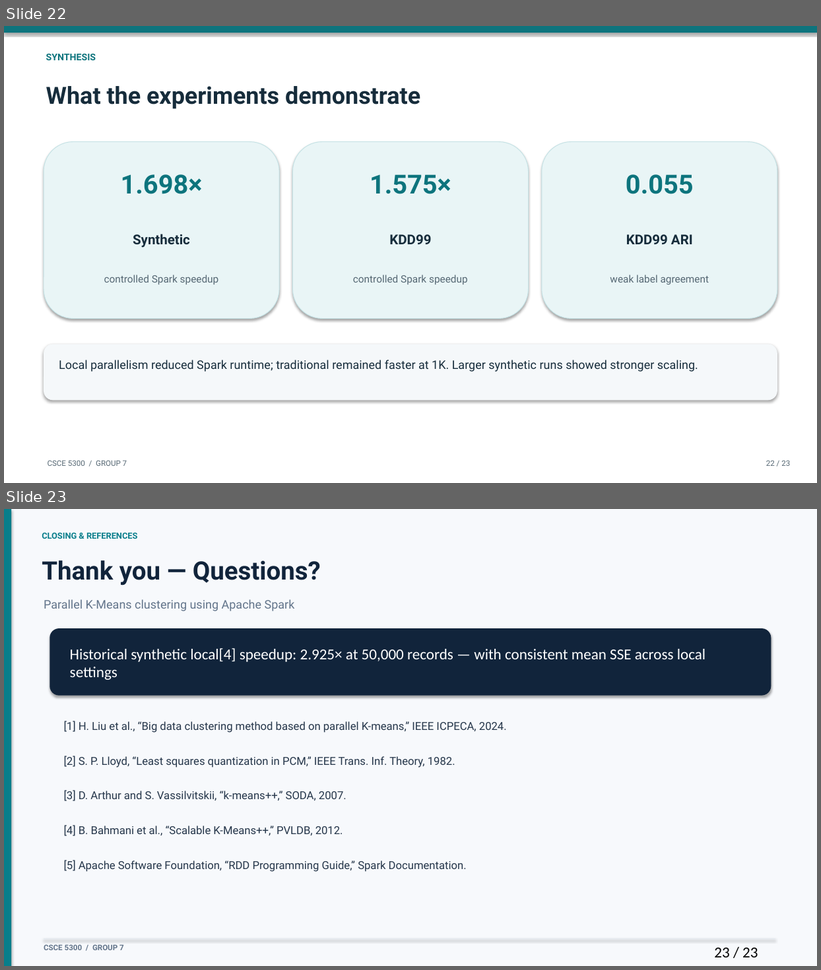
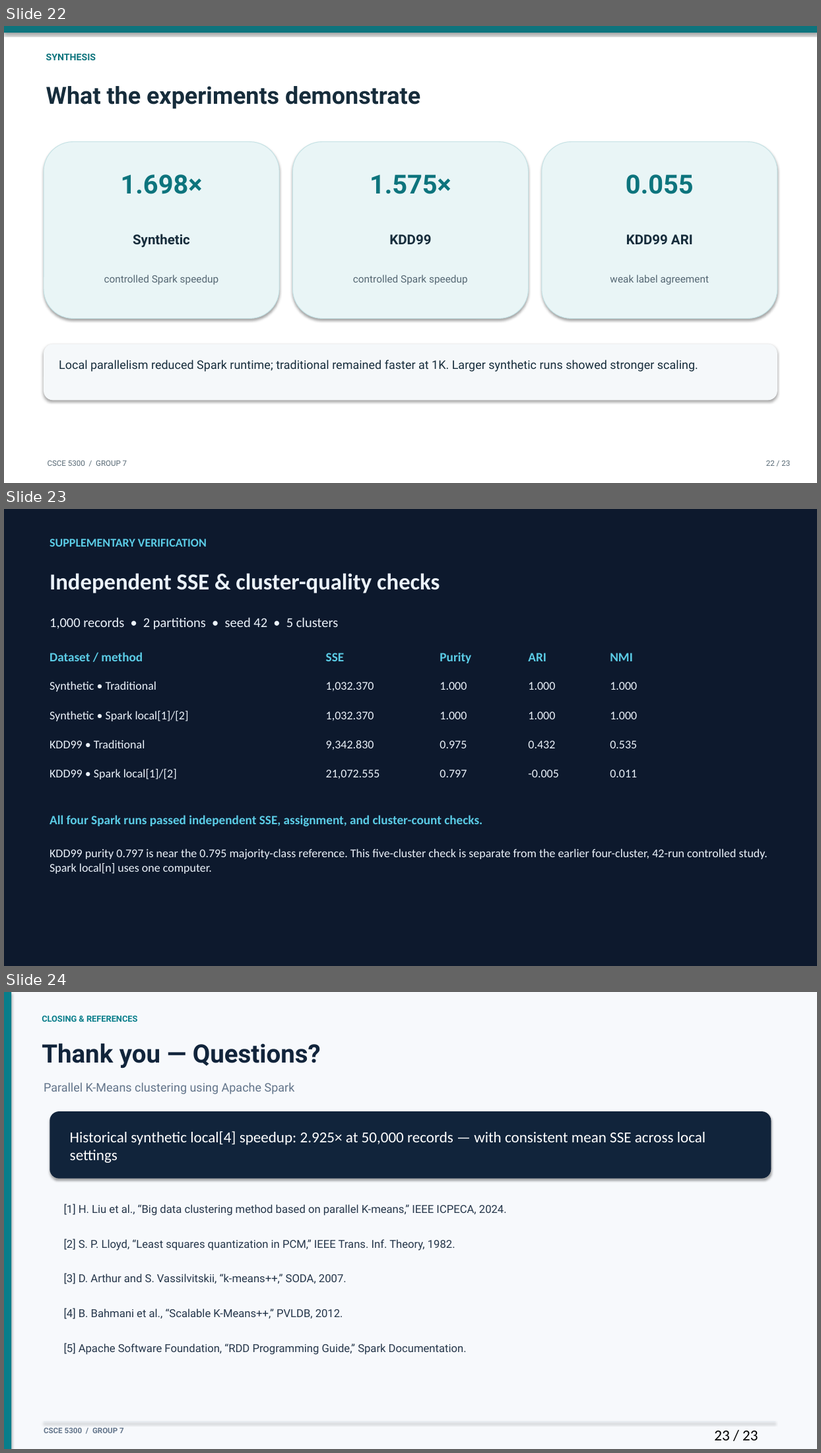
Before and after one commit to Opaksbolu/CSCE5300-Big-Data-Project, a slide deck: docs/final_submission/Group7_Parallel_KMeans_Final_Presentation.pptx. Shown one above the other, each under a label of ours: slides 22 and 23 before the commit, slides 22, 23 and 24 after it. The pictures are 821x970 and 821x1453 pixels, drawn with LibreOffice and Linux fonts; fonts in the diff are those of the drawing. Boxes give left, top, right and bottom in pixels: in the first picture for what was removed or moved away, otherwise in the second. Text is boxed around its words. In the diff, an @@ line names an element or a change of style, - is before the commit and + after.

Commit message:
Finalize K-Means report and presentation with verified quality results

```diff
--- a/docs/final_submission/Group7_Parallel_KMeans_Final_Presentation.pptx
+++ b/docs/final_submission/Group7_Parallel_KMeans_Final_Presentation.pptx
@@ slide 23 added at (4, 509, 817, 966), background #0D192D @@
@@ text added at (50, 539, 207, 547), 14 pt, text #5BCCE6, bold @@
+SUPPLEMENTARY VERIFICATION
@@ text added at (50, 573, 440, 593), 27 pt, text #EBF2FA, bold @@
+Independent SSE & cluster-quality checks
@@ text added at (50, 617, 338, 630), 16 pt, text #EBF2FA @@
+1,000 records • 2 partitions • seed 42 • 5 clusters
@@ text added at (50, 652, 143, 661), 15 pt, text #5BCCE6, bold @@
+Dataset / method
@@ text added at (326, 653, 345, 661), 15 pt, text #5BCCE6, bold @@
+SSE
@@ text added at (440, 652, 471, 663), 15 pt, text #5BCCE6, bold @@
+Purity
@@ text added at (528, 653, 547, 661), 15 pt, text #5BCCE6, bold @@
+ARI
@@ text added at (610, 653, 633, 661), 15 pt, text #5BCCE6, bold @@
+NMI
@@ text added at (50, 681, 156, 692), 14 pt, text #EBF2FA @@
+Synthetic • Traditional
@@ text added at (326, 682, 374, 691), 14 pt, text #EBF2FA @@
+1,032.370
@@ text added at (440, 682, 467, 690), 14 pt, text #EBF2FA @@
+1.000
@@ text added at (528, 682, 555, 690), 14 pt, text #EBF2FA @@
+1.000
@@ text added at (610, 682, 637, 690), 14 pt, text #EBF2FA @@
+1.000
@@ text added at (50, 711, 189, 722), 14 pt, text #EBF2FA @@
+Synthetic • Spark local[1]/[2]
@@ text added at (326, 712, 374, 721), 14 pt, text #EBF2FA @@
+1,032.370
@@ text added at (440, 712, 467, 720), 14 pt, text #EBF2FA @@
+1.000
@@ text added at (528, 712, 555, 720), 14 pt, text #EBF2FA @@
+1.000
@@ text added at (610, 712, 637, 720), 14 pt, text #EBF2FA @@
+1.000
@@ text added at (50, 740, 145, 749), 14 pt, text #EBF2FA @@
+KDD99 • Traditional
@@ text added at (326, 740, 374, 750), 14 pt, text #EBF2FA @@
+9,342.830
@@ text added at (440, 741, 467, 749), 14 pt, text #EBF2FA @@
+0.975
@@ text added at (528, 741, 555, 749), 14 pt, text #EBF2FA @@
+0.432
@@ text added at (610, 741, 637, 749), 14 pt, text #EBF2FA @@
+0.535
@@ text added at (50, 769, 177, 780), 14 pt, text #EBF2FA @@
+KDD99 • Spark local[1]/[2]
@@ text added at (326, 770, 380, 779), 14 pt, text #EBF2FA @@
+21,072.555
@@ text added at (440, 770, 467, 778), 14 pt, text #EBF2FA @@
+0.797
@@ text added at (528, 770, 558, 778), 14 pt, text #EBF2FA @@
+-0.005
@@ text added at (610, 770, 637, 778), 14 pt, text #EBF2FA @@
+0.011
@@ text added at (50, 815, 482, 827), 15 pt, text #5BCCE6, bold @@
+All four Spark runs passed independent SSE, assignment, and cluster-count checks.
@@ text added at (50, 849, 768, 874), 14 pt, text #EBF2FA @@
+KDD99 purity 0.797 is near the 0.795 majority-class reference. This five-cluster check is separate from the earlier four-cluster, 42-run controlled study. Spark local[n] uses one computer.
@@ what was slide 23 is now slide 24 @@
```
Also in this commit, not shown: 3 other files.
